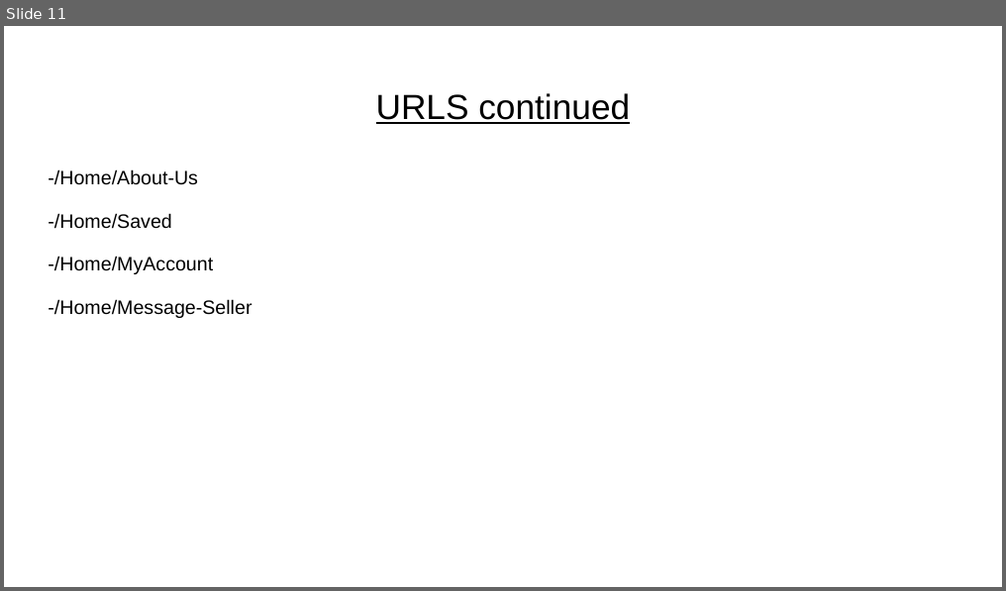
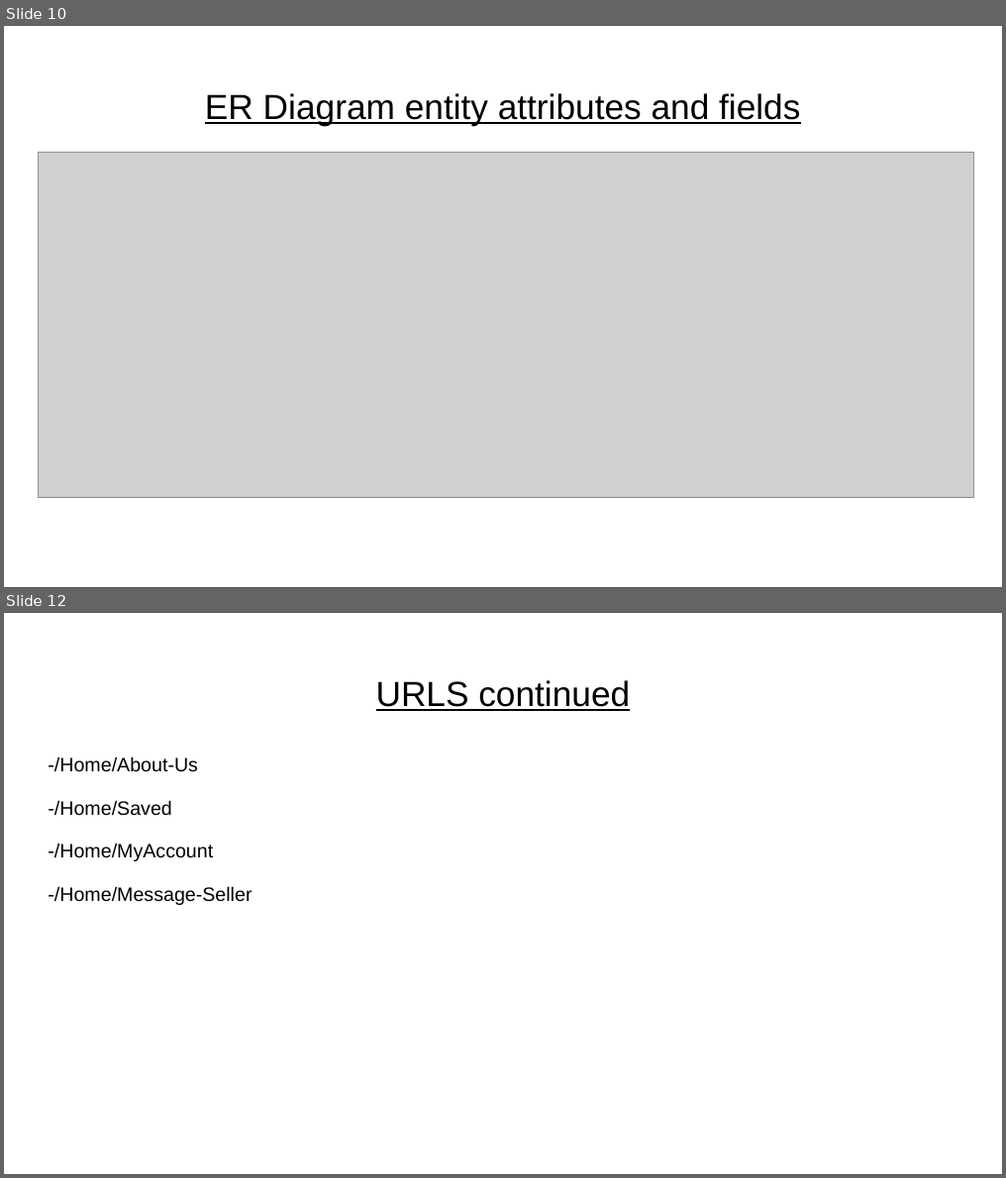
Before and after one commit to AndreiGhita2002/WAD_Car_Market, a slide deck: Design Specification.pptx. Shown one above the other, each under a label of ours: slide 11 before the commit, slides 10 and 12 after it; the slides between them are not shown. The pictures are 1006x591 and 1006x1178 pixels, drawn with LibreOffice and Linux fonts; fonts in the diff are those of the drawing; grey boxes stand for pictures. Boxes give left, top, right and bottom in pixels: in the first picture for what was removed or moved away, otherwise in the second. Text is boxed around its words. In the diff, an @@ line names an element or a change of style, - is before the commit and + after.

```diff
--- a/Design Specification.pptx
+++ b/Design Specification.pptx
@@ slide 10 added at (4,26,1002,587), background #FFFFFF @@
@@ title added at (205,93,800,125), 25.2 pt, text #000000, underline @@
+ER Diagram entity attributes and fields
@@ picture added at (38,152,973,498) @@
@@ what was slide 11 is now slide 12 @@
```
Also in this commit, not shown: 3 slides changed.
